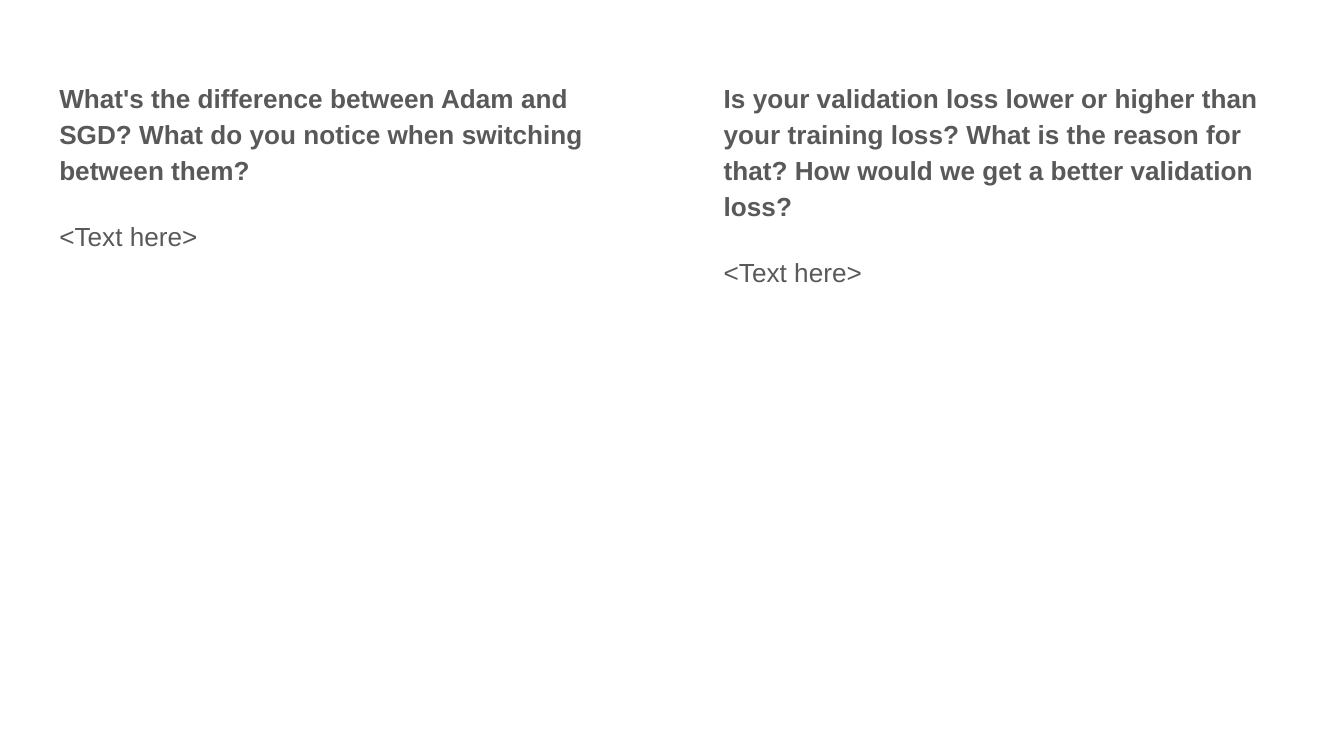
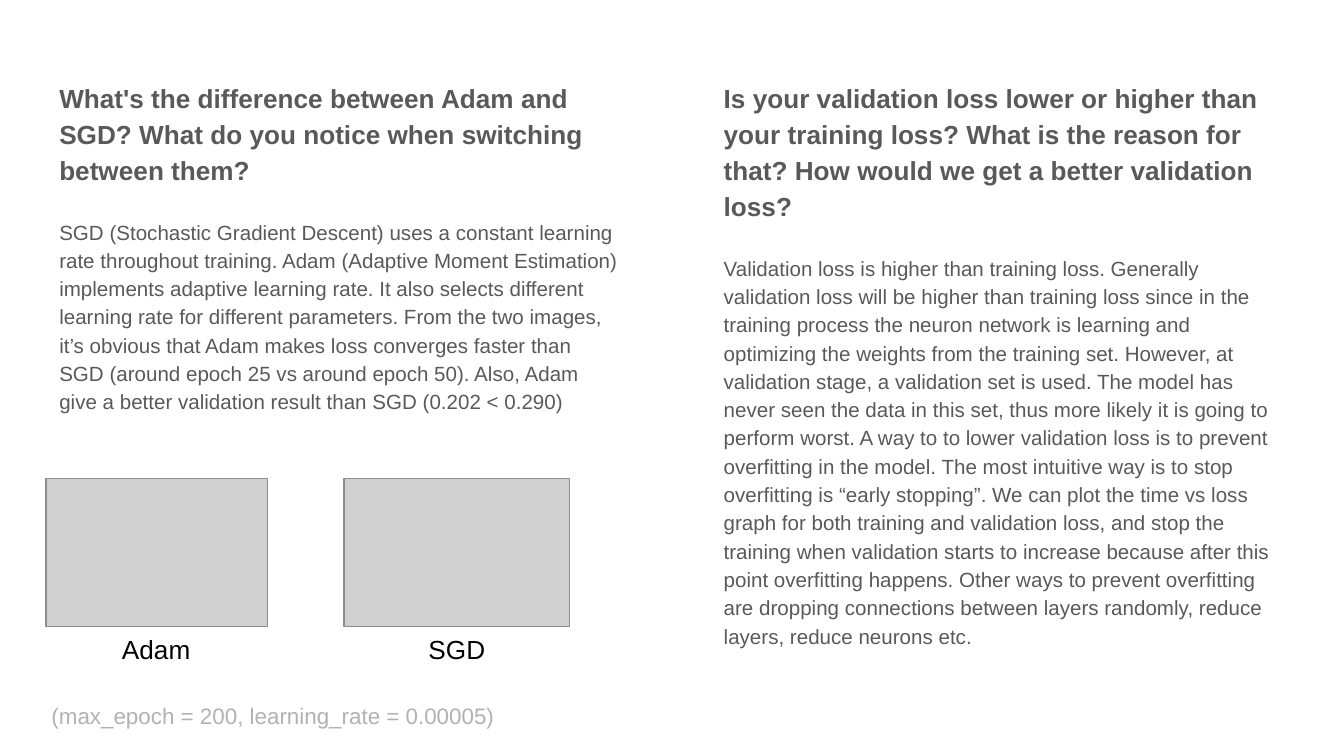
Before and after one commit to jielyugt/depth_estimation, a slide deck: slide 16 of proj4_template.pptx. Drawn at 1344x756 pixels with LibreOffice and Linux fonts; fonts in the diff are those of the drawing; grey boxes stand for pictures. Boxes give left, top, right and bottom in pixels: in the first picture for what was removed or moved away, otherwise in the second. Text is boxed around its words. In the diff, an @@ line names an element or a change of style, - is before the commit and + after.

Commit message:
optimal learning_rate and max_epoch added in MCNET

```diff
--- a/proj4_template.pptx
+++ b/proj4_template.pptx
@@ text at bbox=[59, 225, 617, 414]: text changed; size 14 to 11 pt @@
-<Text here>
+SGD (Stochastic Gradient Descent) uses a constant learning rate throughout training. Adam (Adaptive Moment Estimation) implements adaptive learning rate. It also selects different learning rate for different parameters. From the two images, it’s obvious that Adam makes loss converges faster than SGD (around epoch 25 vs around epoch 50). Also, Adam give a better validation result than SGD (0.202 < 0.290)
@@ text at bbox=[724, 261, 1269, 648]: text changed; size 14 to 11 pt @@
-<Text here>
+Validation loss is higher than training loss. Generally validation loss will be higher than training loss since in the training process the neuron network is learning and optimizing the weights from the training set. However, at validation stage, a validation set is used. The model has never seen the data in this set, thus more likely it is going to perform worst. A way to to lower validation loss is to prevent overfitting in the model. The most intuitive way is to stop overfitting is “early stopping”. We can plot the time vs loss graph for both training and validation loss, and stop the training when validation starts to increase because after this point overfitting happens. Other ways to prevent overfitting are dropping connections between layers randomly, reduce layers, reduce neurons etc.
@@ picture added at bbox=[46, 478, 267, 626] @@
@@ picture added at bbox=[344, 478, 570, 626] @@
@@ text added at bbox=[122, 640, 190, 660], 14 pt, text #000000 @@
+Adam
@@ text added at bbox=[428, 640, 485, 660], 14 pt, text #000000 @@
+SGD
@@ text added at bbox=[51, 708, 494, 729], 12 pt, text #B2B2B2 @@
+(max_epoch = 200, learning_rate = 0.00005)
```
Also in this commit, not shown: 13 other slides changed.
